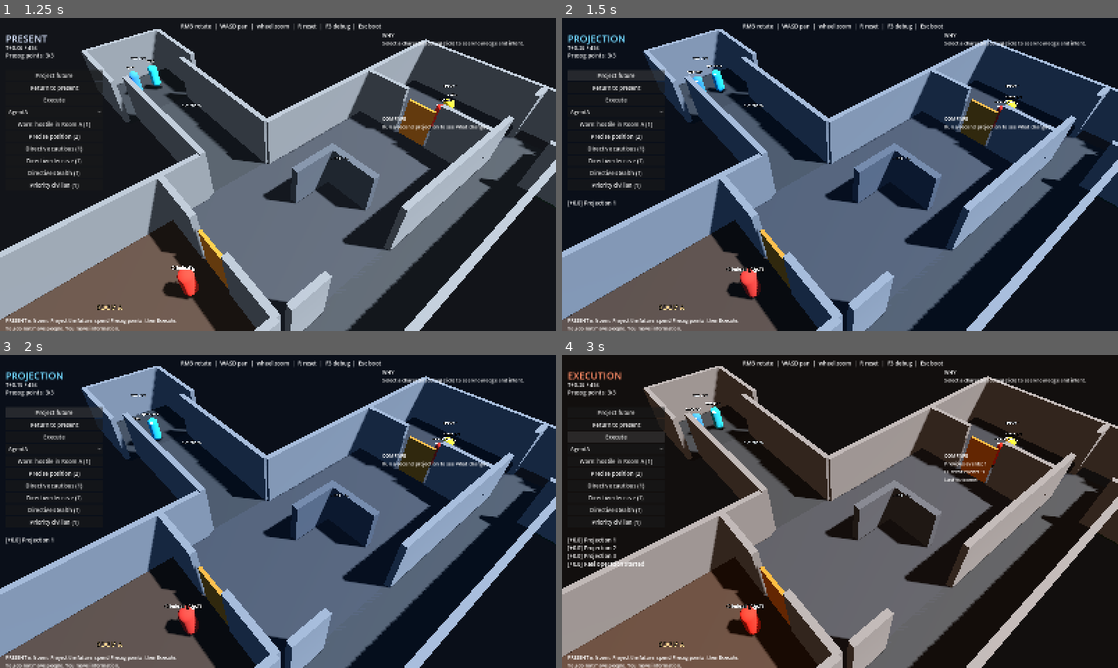
Above: before the commit, frames 1-4 (two rows, left to right).
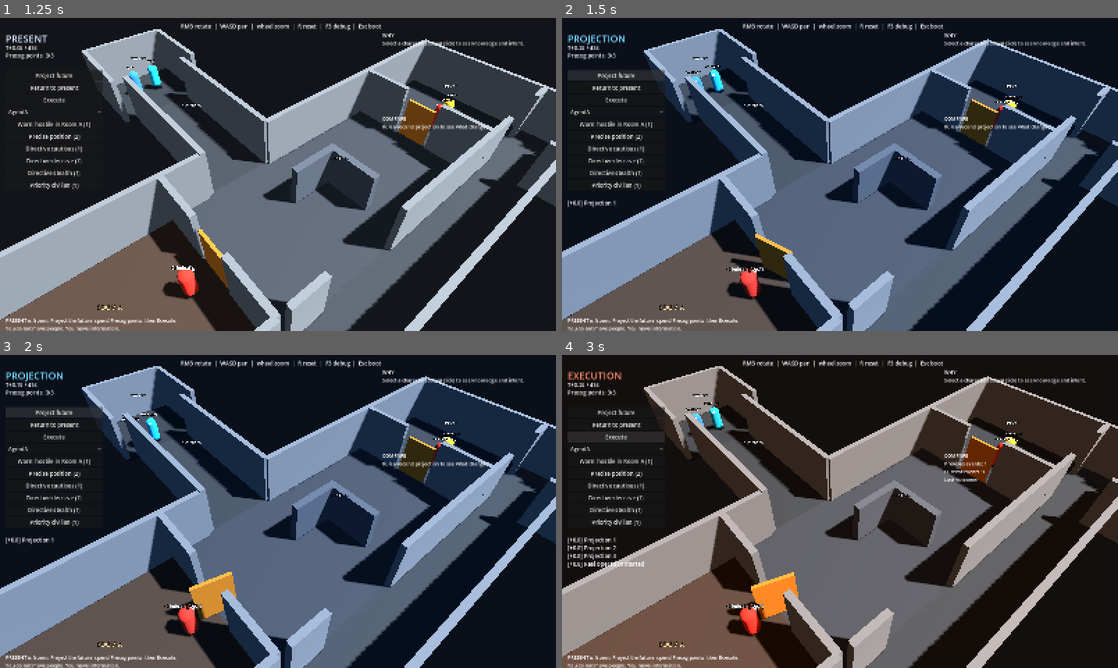
Above: after the commit, the same moments.

Repository: alessandro-bertola/Precog3D
Game: Godot game, scene res://ui/boot.tscn
Same seed, same stepped clock (60 frames per second), same inputs: the game is played once before the commit and once after it.
Inputs (mouse positions are in pixels of both pictures, inside the frame that each line leads up to):
- Up to frame 1 (1.25 s): click "Open Level 1" at 0.5 s
- Up to frame 2 (1.5 s): click "Project future" at 1.25 s
- Up to frame 3 (2 s): no input
- Up to frame 4 (3 s): tap Enter (ui_accept) at 2, 2.27 s; move the mouse to (962, 495) at 2.02 s; hold Right (ui_right) 2.03-2.75 s; tap R at 2.1 s; click (962, 495) at 2.17 s; click "Execute" at 2.75 s

Frame 1 is identical in both runs. In frame 2, 0.7% of the frame differs, in the area x 22-79%, y 15-87%; in frame 3, 1.2%, in the area x 22-79%, y 18-87%; in frame 4, 1.2%.

Commit message:
Harden pawn motor and add movement quality harness cases.
Empty nav paths no longer freeze or walk through walls: follow a real path, else a short wall-ray fallback. Closed or busy doors stay physics, not mesh. Posted and holder stay locked; lone scared criminals flee through doors. Harness now fails on stuck doorways, wall slides, and missing continue-after-open.

Co-authored-by: alessandro-bertola <alessandro-bertola@users.noreply.github.com>

Diff:
--- a/precog-3d/levels/tests/brain_harness.gd
+++ b/precog-3d/levels/tests/brain_harness.gd
@@ -22,11 +22,19 @@
 		await get_tree().physics_frame
 	await _case_a_agent_reaches_room()
 	await _clear_pawns()
+	await _case_a2_two_through_door()
+	await _clear_pawns()
+	await _case_a3_posted_still()
+	await _clear_pawns()
 	await _case_b_hostage_then_follow()
 	await _clear_pawns()
 	await _case_c_scared_criminal_exits()
 	await _clear_pawns()
 	await _case_d_holder_stays()
+	await _clear_pawns()
+	await _case_e_panic_kill()
+	await _clear_pawns()
+	await _case_f_group_lock()
 	await _clear_pawns()
 	var summary := "BRAIN HARNESS  %d passed  %d failed" % [passed, failed]
 	print(summary)
@@ -67,43 +75,152 @@
 	host.running = false
 
 
+func _door_a() -> Door:
+	for d in get_tree().get_nodes_in_group(Conventions.GROUP_DOORS):
+		if d is Door and (d as Door).name == "DoorA":
+			return d
+	return null
+
+
+func _in_wall(p: Pawn) -> bool:
+	var space := geo.get_world_3d().direct_space_state
+	var sphere := SphereShape3D.new()
+	sphere.radius = 0.20
+	var q := PhysicsShapeQueryParameters3D.new()
+	q.shape = sphere
+	q.transform = Transform3D(Basis(), p.global_position + Vector3(0, 0.95, 0))
+	q.collision_mask = Conventions.LAYER_WORLD
+	q.exclude = [p.get_rid()]
+	for hit in space.intersect_shape(q, 8):
+		var n: Node = hit.collider
+		if n != null and str(n.name).begins_with("floor"):
+			continue
+		if n != null and str(n.name).begins_with("cover"):
+			continue
+		return true
+	return false
+
+
+func _watch(p: Pawn, dest: Vector3, seconds: float) -> Dictionary:
+	var stuck := 0.0
+	var last := p.global_position
+	var wall := 0
+	var jitter := 0
+	var last_dir := Vector3.ZERO
+	var door_open_t := -1.0
+	var resume_t := -1.0
+	var t := 0.0
+	var door := _door_a()
+	host.running = true
+	while t < seconds:
+		await get_tree().physics_frame
+		var dt := get_physics_process_delta_time()
+		t += dt
+		var step_v := p.global_position - last
+		step_v.y = 0.0
+		var step := step_v.length()
+		if dest.x != INF and p.global_position.distance_to(dest) > 1.15:
+			if step < 0.012 and p.current_action not in ["open_door", "wait_door"]:
+				stuck += dt
+			else:
+				stuck = 0.0
+		if step > 0.04:
+			var dir := step_v.normalized()
+			if last_dir.length() > 0.5 and dir.dot(last_dir) < -0.55:
+				if p.global_position.distance_to(host.marker("door_a")) < 1.8:
+					jitter += 1
+			last_dir = dir
+		last = p.global_position
+		if _in_wall(p):
+			wall += 1
+		if door and door.is_open and door_open_t < 0.0:
+			door_open_t = t
+		if door_open_t >= 0.0 and resume_t < 0.0 and step > 0.02 and p.current_action != "open_door":
+			resume_t = t
+		if dest.x != INF and p.global_position.distance_to(dest) <= 1.1:
+			break
+	host.running = false
+	return {
+		"t": t,
+		"stuck": stuck,
+		"wall": wall,
+		"jitter": jitter,
+		"door_open_t": door_open_t,
+		"resume_t": resume_t,
+		"dist": p.global_position.distance_to(dest) if dest.x != INF else 0.0,
+		"opened": door != null and door.is_open,
+		"doors_opened": p.doors_opened
+	}
+
+
 func _case_a_agent_reaches_room() -> void:
 	var start := host.marker("entrance")
 	var dest := host.marker("room_a")
 	var agent := host.spawn_pawn("Walker", Pawn.Faction.AGENT, start, 0.4, dest, "clear_room_a")
 	agent.role = Pawn.Role.SWEEPER
 	agent.stance = Pawn.Stance.DECISIVE
-	await get_tree().physics_frame
-	await get_tree().physics_frame
-	var map := geo.get_navigation_map()
-	_lines.append("A closest start=%s dest=%s" % [
-		str(NavigationServer3D.map_get_closest_point(map, start)),
-		str(NavigationServer3D.map_get_closest_point(map, dest))
-	])
-	var stuck := 0.0
-	var last := agent.global_position
-	host.running = true
-	var t := 0.0
-	var dumped := false
-	while t < 18.0:
+	agent.combat_enabled = false
+	await get_tree().physics_frame
+	await get_tree().physics_frame
+	var w := await _watch(agent, dest, 18.0)
+	var resume_ok: bool = w.door_open_t >= 0.0 and w.resume_t >= 0.0 and w.resume_t - w.door_open_t < 0.65
+	_ok("A_reach", w.dist <= 1.2, "dist=%.2f t=%.1f pos=%s %s" % [w.dist, w.t, agent.global_position, agent.debug_nav()])
+	_ok("A_no_stuck", w.stuck < 2.2, "stuck=%.2fs action=%s" % [w.stuck, agent.current_action])
+	_ok("A_door_opens", w.opened and w.doors_opened >= 1, "open=%s n=%d t=%.1f" % [w.opened, w.doors_opened, w.door_open_t])
+	_ok("A_continues", resume_ok, "open=%.2f resume=%.2f" % [w.door_open_t, w.resume_t])
+	_ok("A_no_wall", w.wall == 0, "wall_hits=%d" % w.wall)
+	_ok("A_no_door_jitter", w.jitter <= 3, "reversals=%d" % w.jitter)
+
+
+func _case_a2_two_through_door() -> void:
+	var dest := host.marker("room_a")
+	var a := host.spawn_pawn("Lead", Pawn.Faction.AGENT, host.marker("entrance") + Vector3(-0.55, 0, 0), 0.3, dest, "clear_room_a")
+	var b := host.spawn_pawn("Trail", Pawn.Faction.AGENT, host.marker("entrance") + Vector3(0.55, 0, 0.4), 0.3, dest, "clear_room_a")
+	a.role = Pawn.Role.SWEEPER
+	b.role = Pawn.Role.SWEEPER
+	a.combat_enabled = false
+	b.combat_enabled = false
+	a.stance = Pawn.Stance.DECISIVE
+	b.stance = Pawn.Stance.DECISIVE
+	await get_tree().physics_frame
+	var min_sep := 99.0
+	var wedge := 0.0
+	var t := 0.0
+	host.running = true
+	while t < 20.0:
 		await get_tree().physics_frame
 		var dt := get_physics_process_delta_time()
 		t += dt
-		var step := agent.global_position.distance_to(last)
-		last = agent.global_position
-		var far := agent.global_position.distance_to(dest) > 1.1
-		if far and step < 0.01 and agent.current_action != "open_door":
-			stuck += dt
-		else:
-			stuck = 0.0
-		if not dumped and t > 0.8:
-			dumped = true
-			_lines.append("A nav %s vel=%s" % [agent.debug_nav(), str(agent.velocity)])
-		if agent.global_position.distance_to(dest) <= 1.1:
+		var sep := a.global_position.distance_to(b.global_position)
+		min_sep = minf(min_sep, sep)
+		if sep < 0.42:
+			wedge += dt
+		if a.global_position.distance_to(dest) <= 1.3 and b.global_position.distance_to(dest) <= 1.6:
 			break
 	host.running = false
-	_ok("A_reach", agent.global_position.distance_to(dest) <= 1.2, "dist=%.2f t=%.1f" % [agent.global_position.distance_to(dest), t])
-	_ok("A_no_stuck", stuck < 2.2, "stuck=%.2fs action=%s" % [stuck, agent.current_action])
+	_ok("A2_both_arrive", a.global_position.distance_to(dest) <= 1.4 and b.global_position.distance_to(dest) <= 1.8, "a=%.2f b=%.2f t=%.1f" % [a.global_position.distance_to(dest), b.global_position.distance_to(dest), t])
+	_ok("A2_no_wedge", wedge < 1.2 and min_sep > 0.35, "wedge=%.2fs min_sep=%.2f" % [wedge, min_sep])
+	_ok("A2_door_open", _door_a() != null and _door_a().is_open, "open=%s" % (_door_a() != null and _door_a().is_open))
+
+
+func _case_a3_posted_still() -> void:
+	var post := host.marker("post_a")
+	var cr := host.spawn_pawn("Posted", Pawn.Faction.CRIMINAL, post, 0.4, post, "hold_post")
+	cr.role = Pawn.Role.POSTED
+	cr.post_pos = post
+	cr.combat_enabled = false
+	await get_tree().physics_frame
+	var origin := cr.global_position
+	var drift := 0.0
+	host.running = true
+	host.emit_sound(post + Vector3(2, 0, 0), 12.0, "gunshot", "noise")
+	var t := 0.0
+	while t < 3.0:
+		await get_tree().physics_frame
+		t += get_physics_process_delta_time()
+		drift = maxf(drift, cr.global_position.distance_to(origin))
+	host.running = false
+	_ok("A3_posted_still", drift < 0.45 and cr.current_action != "flee", "drift=%.2f action=%s" % [drift, cr.current_action])
 
 
 func _case_b_hostage_then_follow() -> void:
@@ -112,6 +229,7 @@
 	var holder := host.spawn_pawn("Holder", Pawn.Faction.CRIMINAL, host.marker("holder"), 0.4, host.marker("holder"), "stay_on_hostage")
 	holder.role = Pawn.Role.HOLDER
 	holder.hold_name = Conventions.CIVILIAN
+	holder.combat_enabled = false
 	await get_tree().physics_frame
 	var origin := civ.global_position
 	host.running = true
@@ -123,12 +241,22 @@
 	holder.take_hit(200.0, holder)
 	var agent := host.spawn_pawn("Escort", Pawn.Faction.AGENT, host.marker("room_b") + Vector3(-2.4, 0, 0), 0.3, host.marker("exit"), "extract")
 	agent.role = Pawn.Role.SWEEPER
-	await get_tree().physics_frame
+	agent.combat_enabled = false
+	await get_tree().physics_frame
+	var clip := 0.0
+	var t := 0.0
+	host.running = true
 	var before := civ.global_position.distance_to(agent.global_position)
-	await _tick(4.0)
+	while t < 4.0:
+		await get_tree().physics_frame
+		t += get_physics_process_delta_time()
+		if civ.global_position.distance_to(holder.global_position) < 0.48:
+			clip += get_physics_process_delta_time()
+	host.running = false
 	var after := civ.global_position.distance_to(agent.global_position)
 	var toward_exit := civ.global_position.distance_to(host.marker("exit")) < origin.distance_to(host.marker("exit")) - 0.4
 	_ok("B_follows", civ.liberated and (after < before - 0.3 or toward_exit or civ.current_action == "follow"), "liberated=%s action=%s d0=%.2f d1=%.2f" % [civ.liberated, civ.current_action, before, after])
+	_ok("B_no_clip", clip < 0.35, "clip=%.2fs" % clip)
 
 
 func _case_c_scared_criminal_exits() -> void:
@@ -137,11 +265,14 @@
 	cr.role = Pawn.Role.NONE
 	cr.anxiety = 0.85
 	cr.hold_name = ""
+	cr.combat_enabled = false
 	await get_tree().physics_frame
 	var d0 := cr.global_position.distance_to(host.marker("exit"))
-	await _tick(6.0)
+	var w := await _watch(cr, host.marker("exit"), 14.0)
 	var d1 := cr.global_position.distance_to(host.marker("exit"))
 	_ok("C_flees_exit", d1 < d0 - 1.5, "d0=%.2f d1=%.2f action=%s" % [d0, d1, cr.current_action])
+	_ok("C_uses_doors", w.opened or cr.doors_opened >= 1 or d1 < 6.0, "opened=%s n=%d" % [w.opened, cr.doors_opened])
+	_ok("C_no_wall", w.wall == 0, "wall_hits=%d" % w.wall)
 
 
 func _case_d_holder_stays() -> void:
@@ -150,6 +281,7 @@
 	var holder := host.spawn_pawn("Keeper", Pawn.Faction.CRIMINAL, host.marker("holder"), 0.35, host.marker("holder"), "stay_on_hostage")
 	holder.role = Pawn.Role.HOLDER
 	holder.hold_name = Conventions.CIVILIAN
+	holder.combat_enabled = false
 	await get_tree().physics_frame
 	host.running = true
 	host.emit_sound(holder.global_position + Vector3(2, 0, 0), 16.0, "gunshot", "noise")
@@ -160,11 +292,94 @@
 	_ok("D_holder_stays", dist <= 1.8 and holder.current_action != "flee", "dist=%.2f action=%s anxiety=%.2f" % [dist, holder.current_action, holder.anxiety])
 
 
+func _case_e_panic_kill() -> void:
+	var civ := host.spawn_pawn(Conventions.CIVILIAN, Pawn.Faction.CIVILIAN, host.marker("hostage"), 0.8, host.marker("hostage"), "held")
+	civ.role = Pawn.Role.HOSTAGE
+	var holder := host.spawn_pawn("Keeper", Pawn.Faction.CRIMINAL, host.marker("holder"), 0.35, host.marker("holder"), "stay_on_hostage")
+	holder.role = Pawn.Role.HOLDER
+	holder.hold_name = Conventions.CIVILIAN
+	holder.combat_enabled = false
+	holder.look_at(Vector3(civ.global_position.x, holder.global_position.y, civ.global_position.z), Vector3.UP)
+	await get_tree().physics_frame
+	host.running = true
+	for i in 3:
+		host.emit_sound(civ.global_position, 10.0, "gunshot", "panic%d" % i)
+		await _tick(0.25)
+	await _tick(1.2)
+	host.running = false
+	_ok("E_panic_seen", civ.downed and civ.gunshots_heard >= 3, "downed=%s shots=%d action=%s" % [civ.downed, civ.gunshots_heard, civ.current_action])
+
+
+func _case_f_group_lock() -> void:
+	var civ := host.spawn_pawn(Conventions.CIVILIAN, Pawn.Faction.CIVILIAN, host.marker("hostage"), 0.8, host.marker("hostage"), "held")
+	civ.role = Pawn.Role.HOSTAGE
+	var holder := host.spawn_pawn("Keeper", Pawn.Faction.CRIMINAL, host.marker("holder"), 0.35, host.marker("holder"), "stay_on_hostage")
+	holder.role = Pawn.Role.HOLDER
+	holder.hold_name = Conventions.CIVILIAN
+	holder.combat_enabled = false
+	var posted := host.spawn_pawn("Posted", Pawn.Faction.CRIMINAL, host.marker("post_a"), 0.4, host.marker("post_a"), "hold_post")
+	posted.role = Pawn.Role.POSTED
+	posted.post_pos = host.marker("post_a")
+	posted.combat_enabled = false
+	await get_tree().physics_frame
+	var p0 := posted.global_position
+	var h0 := holder.global_position
+	host.running = true
+	host.emit_sound(host.marker("central"), 20.0, "gunshot", "raid")
+	await _tick(2.0)
+	host.running = false
+	_ok("F_posted_holds", posted.current_action != "flee" and posted.global_position.distance_to(p0) < 0.55, "action=%s drift=%.2f anx=%.2f" % [posted.current_action, posted.global_position.distance_to(p0), posted.anxiety])
+	_ok("F_holder_holds", holder.current_action != "flee" and holder.global_position.distance_to(h0) < 0.55, "action=%s drift=%.2f" % [holder.current_action, holder.global_position.distance_to(h0)])
+
+
+func _shot_dir() -> String:
+	var d := "/opt/cursor/artifacts/screenshots"
+	DirAccess.make_dir_recursive_absolute(d)
+	return d
+
+
+func _save_shot(name: String) -> void:
+	await get_tree().process_frame
+	await get_tree().process_frame
+	var tex := get_viewport().get_texture()
+	if tex == null:
+		return
+	var img := tex.get_image()
+	if img == null:
+		return
+	img.save_png("%s/%s.png" % [_shot_dir(), name])
+
+
 func _photo_hold_vs_flee() -> void:
 	await _clear_pawns()
 	var cam := ObserverCamera.new()
 	cam.name = "Observer"
+	cam.pivot = Vector3(-1.0, 0.0, 12.0)
+	cam.distance = 16.0
+	cam.yaw = -0.35
+	cam.pitch = -0.75
 	add_child(cam)
+	var walker := host.spawn_pawn("Walker", Pawn.Faction.AGENT, host.marker("entrance"), 0.3, host.marker("room_a"), "clear_room_a")
+	walker.role = Pawn.Role.SWEEPER
+	walker.stance = Pawn.Stance.DECISIVE
+	walker.combat_enabled = false
+	host.running = true
+	await _tick(1.4)
+	await _save_shot("precog-corridor-walk")
+	var t := 0.0
+	while t < 8.0 and not (_door_a() != null and _door_a().is_open):
+		await get_tree().physics_frame
+		t += get_physics_process_delta_time()
+	cam.pivot = Vector3(-4.0, 0.0, 18.0)
+	cam.distance = 12.0
+	await _tick(0.35)
+	await _save_shot("precog-door-open")
+	await _tick(2.2)
+	await _save_shot("precog-room-a-arrive")
+	host.running = false
+	await _clear_pawns()
+	cam.pivot = Vector3(4.0, 0.0, 20.0)
+	cam.distance = 18.0
 	var civ := host.spawn_pawn(Conventions.CIVILIAN, Pawn.Faction.CIVILIAN, host.marker("hostage"), 0.8, host.marker("hostage"), "held")
 	civ.role = Pawn.Role.HOSTAGE
 	var holder := host.spawn_pawn("Keeper", Pawn.Faction.CRIMINAL, host.marker("holder"), 0.35, host.marker("holder"), "stay_on_hostage")
@@ -173,5 +388,9 @@
 	var runner := host.spawn_pawn("Runner", Pawn.Faction.CRIMINAL, host.marker("room_a"), 0.3, host.marker("exit"), "flee_exit")
 	runner.role = Pawn.Role.NONE
 	runner.anxiety = 0.9
+	runner.combat_enabled = false
 	host.emit_sound(holder.global_position, 6.0, "gunshot", "noise")
 	host.running = true
+	await _tick(2.4)
+	await _save_shot("precog-hold-vs-flee")
+	host.running = false
--- a/precog-3d/sim/pawn.gd
+++ b/precog-3d/sim/pawn.gd
@@ -42,7 +42,10 @@
 var hold_name: String = ""
 var post_pos: Vector3 = Vector3.INF
 var check_timer: float = 0.0
+var combat_enabled: bool = true
+var doors_opened: int = 0
 var _heard_keys: Dictionary = {}
+var _door_wait: Door = null
 
 var _nav: NavigationAgent3D
 var _label: Label3D
@@ -71,6 +74,7 @@
 	floor_snap_length = 0.35
 	_build_visual()
 	_build_nav()
+	call_deferred("_bind_nav_map")
 
 
 func _build_nav() -> void:
@@ -90,6 +94,16 @@
 	_nav.avoidance_priority = 0.55 if faction == Faction.AGENT else 0.45
 	_nav.velocity_computed.connect(_on_nav_velocity)
 	add_child(_nav)
+
+
+func _bind_nav_map() -> void:
+	if not is_inside_tree() or _nav == null:
+		return
+	_nav.set_navigation_map(get_world_3d().navigation_map)
+	if goal_pos.x != INF:
+		var dest := goal_pos
+		dest.y = global_position.y
+		_nav.target_position = dest
 
 
 func _build_visual() -> void:
@@ -141,11 +155,14 @@
 
 
 func set_goal(pos: Vector3, text: String) -> void:
+	var same := goal_pos.x != INF and goal_pos.distance_to(pos) < 0.18 and goal_text == text
 	goal_pos = pos
 	goal_text = text
 	if spawn_goal.x == INF:
 		spawn_goal = pos
 		spawn_goal_text = text
+	if same:
+		return
 	_arrived = false
 	if _nav != null and not downed and pos.x != INF:
 		var dest := pos
@@ -267,36 +284,28 @@
 
 func _decide_criminal() -> void:
 	_maybe_open_nearby()
-	var saw := _visible_enemy()
-	if saw:
-		anxiety = clampf(anxiety + 0.2, 0.0, 1.0)
-		current_action = "combat"
-		if role == Role.HOLDER:
-			_hold_on_civilian()
-			return
-		if role == Role.POSTED:
-			set_goal(_post(), "hold_post")
-			return
-		if _should_flee():
-			set_goal(_marker("exit"), "flee_exit")
-			current_action = "flee"
-			return
-		set_goal(saw.global_position, "engage")
-		return
 	if _should_flee():
 		set_goal(_marker("exit"), "flee_exit")
 		current_action = "flee"
 		_maybe_open_nearby()
 		return
+	var saw := _visible_enemy()
+	if saw:
+		anxiety = clampf(anxiety + 0.2, 0.0, 1.0)
 	if role == Role.HOLDER:
 		_hold_on_civilian()
-		current_action = "hold_hostage"
+		current_action = "hold_hostage" if not saw else "hold_alert"
 		return
 	if role == Role.POSTED:
 		set_goal(_post(), "hold_post")
-		current_action = "guard"
-		return
-	current_action = "wait"
+		_face(_marker("door_a"))
+		current_action = "alert_hold" if anxiety >= 0.3 or saw else "guard"
+		return
+	if saw:
+		set_goal(saw.global_position, "engage")
+		current_action = "combat"
+		return
+	current_action = "alert_hold" if anxiety >= 0.3 else "wait"
 
 
 func _decide_civilian() -> void:
@@ -321,6 +330,13 @@
 		var dest := escort.global_position
 		if dest.distance_to(_marker("exit")) < 2.5:
 			dest = _marker("exit")
+		else:
+			var away := global_position - escort.global_position
+			away.y = 0.0
+			if away.length() < 0.05:
+				away = Vector3(0.85, 0, 0)
+			if away.length() < 0.85:
+				dest = escort.global_position + away.normalized() * 0.9
 		set_goal(dest, "follow_agent")
 		current_action = "follow"
 		return
@@ -336,17 +352,26 @@
 			set_goal(_marker("exit"), "flee_exit")
 			current_action = "flee"
 		return
-	var stand := civ.global_position + (global_position - civ.global_position).normalized() * 0.95
+	var offset := global_position - civ.global_position
+	offset.y = 0.0
+	if offset.length() < 0.05:
+		offset = Vector3(0.9, 0, 0)
+	var stand := civ.global_position + offset.normalized() * 0.95
 	if global_position.distance_to(civ.global_position) > 1.35:
 		set_goal(stand, "stay_on_hostage")
 	else:
 		goal_pos = global_position
 		goal_text = "stay_on_hostage"
 		_arrived = true
+	_face(civ.global_position)
 
 
 func _should_flee() -> bool:
-	if role == Role.HOLDER and _find_named(Conventions.CIVILIAN) and not _find_named(Conventions.CIVILIAN).downed:
+	if role == Role.HOLDER:
+		var civ := _find_named(hold_name) if hold_name != "" else _find_named(Conventions.CIVILIAN)
+		if civ and not civ.downed:
+			return false
+	if role == Role.POSTED and _has_living_partner():
 		return false
 	if anxiety < 0.6:
 		return false
@@ -426,10 +451,14 @@
 func _wants_move() -> bool:
 	if downed:
 		return false
-	if current_action in ["wait", "guard", "hold_cautious", "downed", "held", "hold_hostage", "open_door"]:
+	if current_action in ["wait", "guard", "alert_hold", "hold_cautious", "downed", "held", "hold_hostage", "hold_alert", "open_door", "wait_door"]:
+		if current_action in ["guard", "alert_hold"]:
+			var to_post := _post() - global_position
+			to_post.y = 0.0
+			return to_post.length() > ARRIVE
 		if current_action == "hold_hostage" and goal_text == "stay_on_hostage" and _arrived:
 			return false
-		if current_action in ["wait", "guard", "hold_cautious", "held", "open_door"]:
+		if current_action in ["wait", "hold_cautious", "held", "open_door", "wait_door", "hold_alert"]:
 			return false
 	if goal_pos.x == INF:
 		return false
@@ -452,11 +481,21 @@
 	velocity.y -= GRAVITY * delta
 	var door := _blocking_door()
 	if door != null:
+		if _should_yield_door(door):
+			current_action = "wait_door"
+			_brake()
+			move_and_slide()
+			return
 		current_action = "open_door"
-		door.request_open(self)
+		if not door.is_open and not door.busy:
+			door.request_open(self)
+			doors_opened += 1
+		_door_wait = door
 		_brake()
 		move_and_slide()
 		return
+	if _door_wait != null and _door_wait.is_open:
+		_door_wait = null
 	if not _wants_move():
 		_brake()
 		move_and_slide()
@@ -476,16 +515,13 @@
 	if _nav:
 		_nav.target_position = dest
 		_nav.max_speed = _current_speed()
-	var steer := to_goal.normalized()
-	if _nav != null:
-		var next := _nav.get_next_path_position()
-		var via := next - global_position
-		via.y = 0.0
-		if via.length() >= 0.08:
-			steer = via.normalized()
-			blocked_reason = ""
-		elif sim_time_ok():
-			blocked_reason = "no_path"
+	var steer := _steer_dir(to_goal)
+	if steer.length() < 0.05:
+		blocked_reason = "no_path"
+		_brake()
+		move_and_slide()
+		return
+	blocked_reason = ""
 	var desired := steer * _current_speed()
 	if _nav:
 		_nav.set_velocity(desired)
@@ -496,12 +532,54 @@
 	move_and_slide()
 
 
+func _steer_dir(to_goal: Vector3) -> Vector3:
+	var fallback := to_goal.normalized() if to_goal.length() > 0.05 else Vector3.ZERO
+	if _nav == null:
+		return fallback if _clear_step(fallback) else Vector3.ZERO
+	var path := _nav.get_current_navigation_path()
+	var next := _nav.get_next_path_position()
+	var via := next - global_position
+	via.y = 0.0
+	var has_path := path.size() >= 2
+	if has_path and via.length() >= 0.08:
+		return via.normalized()
+	if _clear_step(fallback):
+		return fallback
+	return Vector3.ZERO
+
+
+func _clear_step(dir: Vector3) -> bool:
+	if dir.length() < 0.04:
+		return false
+	var space := get_world_3d().direct_space_state
+	var from := global_position + Vector3.UP * 0.55
+	var to := from + dir.normalized() * 0.58
+	var q := PhysicsRayQueryParameters3D.create(from, to, Conventions.LAYER_WORLD)
+	q.collide_with_areas = false
+	q.exclude = [get_rid()]
+	var hit := space.intersect_ray(q)
+	if hit.is_empty():
+		return true
+	var n: Node = hit.get("collider")
+	while n != null:
+		if str(n.name).begins_with("floor_"):
+			return true
+		n = n.get_parent()
+	return false
+
+
+func _face(at: Vector3) -> void:
+	var look := Vector3(at.x, global_position.y, at.z)
+	if look.distance_to(global_position) < 0.08:
+		return
+	look_at(look, Vector3.UP)
+
+
 func _direct_step(use: Vector3) -> void:
 	velocity.x = use.x
 	velocity.z = use.z
 	if Vector3(use.x, 0, use.z).length() > FACE_SPEED:
-		var look := global_position + Vector3(use.x, 0, use.z)
-		look_at(Vector3(look.x, global_position.y, look.z), Vector3.UP)
+		_face(global_position + Vector3(use.x, 0, use.z))
 
 
 func _brake() -> void:
@@ -512,16 +590,19 @@
 
 
 func _blocking_door() -> Door:
-	if _nav == null:
-		return null
 	var ahead := -global_transform.basis.z
-	if not _nav.is_navigation_finished():
+	if _nav != null:
 		var next := _nav.get_next_path_position() - global_position
 		next.y = 0.0
 		if next.length() > 0.05:
 			ahead = next.normalized()
+	if goal_pos.x != INF:
+		var to_goal := goal_pos - global_position
+		to_goal.y = 0.0
+		if to_goal.length() > 0.05 and ahead.dot(to_goal.normalized()) < 0.2:
+			ahead = to_goal.normalized()
 	var from := global_position + Vector3(0, 0.9, 0)
-	var q := PhysicsRayQueryParameters3D.create(from, from + ahead * 1.15)
+	var q := PhysicsRayQueryParameters3D.create(from, from + ahead * 1.25)
 	q.collision_mask = Conventions.LAYER_DOORS
 	q.exclude = [get_rid()]
 	var hit := get_world_3d().direct_space_state.intersect_ray(q)
@@ -531,17 +612,33 @@
 	while n:
 		if n is Door:
 			var d := n as Door
-			if not d.is_open and not d.busy:
+			if not d.is_open:
 				return d
 			return null
 		n = n.get_parent()
 	return null
 
 
+func _should_yield_door(door: Door) -> bool:
+	var my_d := global_position.distance_to(door.global_position)
+	for p in get_tree().get_nodes_in_group(Conventions.GROUP_PAWNS):
+		if p == self or not (p is Pawn):
+			continue
+		var other := p as Pawn
+		if other.downed:
+			continue
+		if other.global_position.distance_to(door.global_position) + 0.25 < my_d:
+			if other.current_action in ["open_door", "wait_door"] or other.global_position.distance_to(door.global_position) < 1.6:
+				return true
+	return false
+
+
 func _maybe_open_nearby() -> void:
 	var d := _blocking_door()
 	if d:
-		d.request_open(self)
+		if not _should_yield_door(d) and not d.is_open and not d.busy:
+			d.request_open(self)
+			doors_opened += 1
 		return
 	for node in get_tree().get_nodes_in_group(Conventions.GROUP_DOORS):
 		if not (node is Door):
@@ -549,12 +646,13 @@
 		var door := node as Door
 		if door.is_open or door.busy:
 			continue
-		if global_position.distance_to(door.global_position) < 1.4:
+		if global_position.distance_to(door.global_position) < 1.4 and not _should_yield_door(door):
 			door.request_open(self)
+			doors_opened += 1
 
 
 func _try_shoot() -> void:
-	if downed or fire_cd > 0.0:
+	if not combat_enabled or downed or fire_cd > 0.0:
 		return
 	if faction == Faction.CIVILIAN:
 		return
@@ -604,7 +702,8 @@
 		downed = true
 		current_action = "downed"
 		goal_text = "incapacitated"
-		collision_layer = 0
+		collision_layer = Conventions.LAYER_CHARACTERS
+		collision_mask = Conventions.LAYER_WORLD
 		if _nav:
 			_nav.avoidance_enabled = false
 			_nav.set_velocity(Vector3.ZERO)
@@ -831,7 +930,8 @@
 	liberated = data.get("liberated", false)
 	hold_name = data.get("hold_name", "")
 	post_pos = data.get("post_pos", Vector3.INF)
-	collision_layer = 0 if downed else Conventions.LAYER_CHARACTERS
+	collision_layer = Conventions.LAYER_CHARACTERS
+	collision_mask = Conventions.LAYER_WORLD if downed else (Conventions.LAYER_WORLD | Conventions.LAYER_DOORS | Conventions.LAYER_CHARACTERS)
 	knowledge = KnowledgeStore.new()
 	_heard_keys.clear()
 	for f in data["facts"]:
